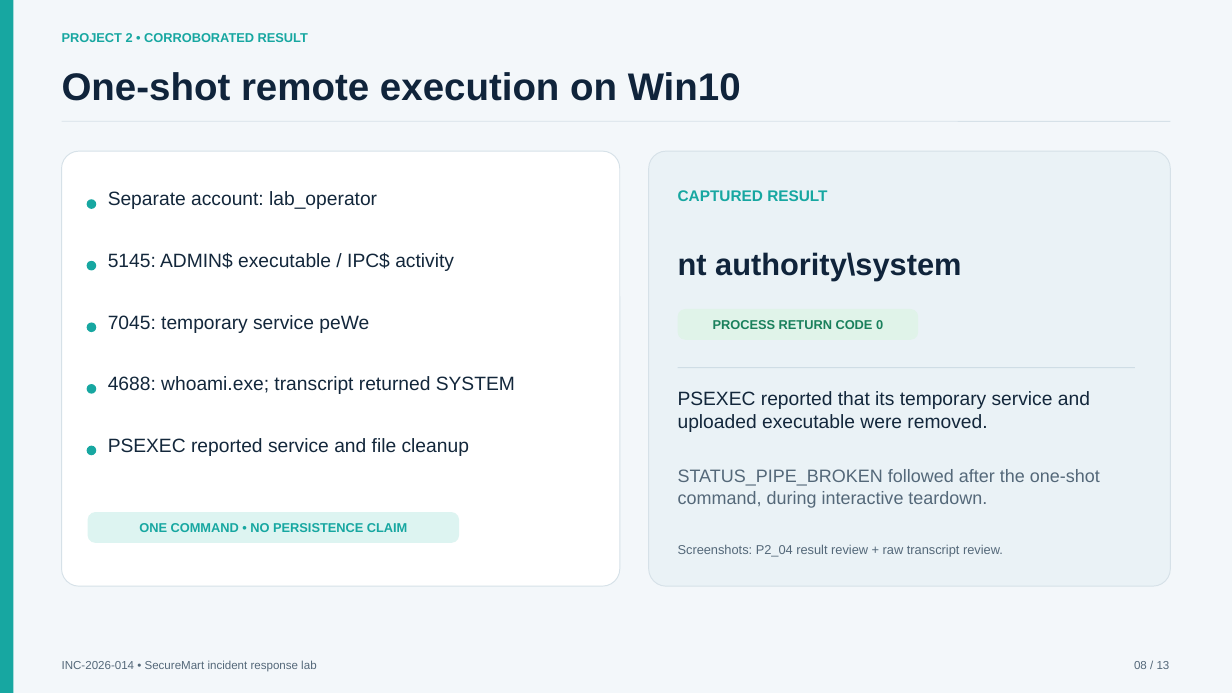
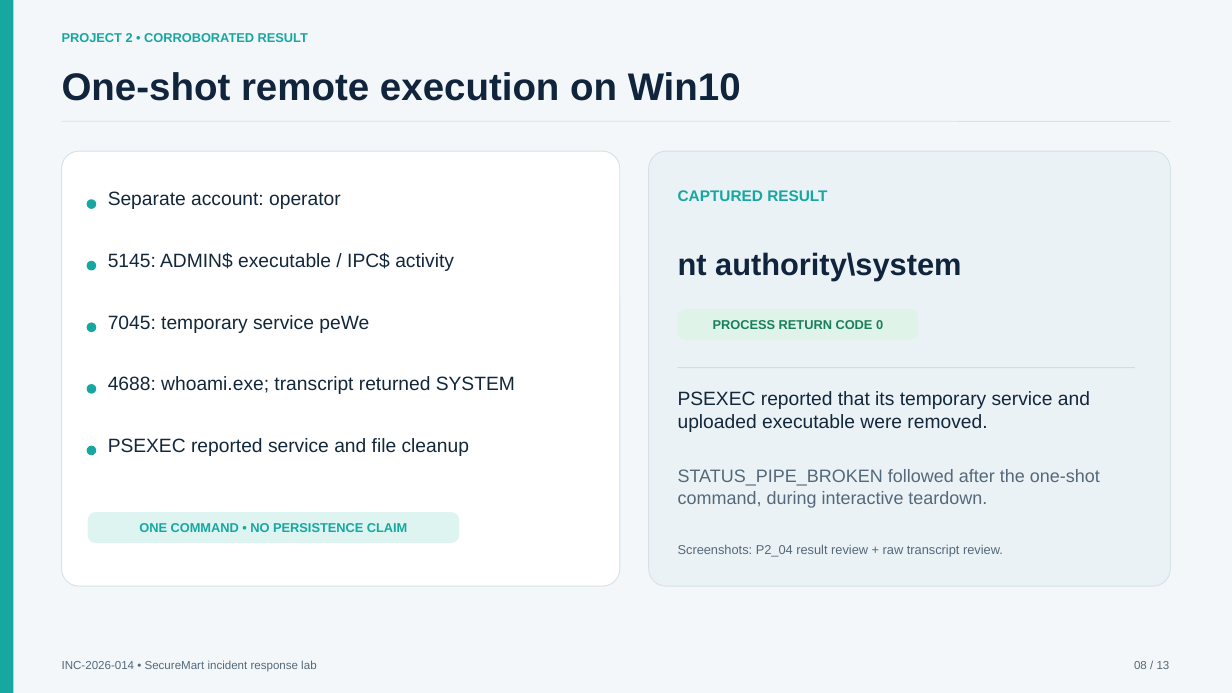
Before and after one commit to CyberBoy50/Cyber-Project-IR-Portfolio, a slide deck: slide 8 of presentation/CEH_IR_Briefing_Public.pptx. Drawn at 1232x693 pixels with LibreOffice and Linux fonts; fonts in the diff are those of the drawing. Boxes give left, top, right and bottom in pixels: in the first picture for what was removed or moved away, otherwise in the second. Text is boxed around its words. In the diff, an @@ line names an element or a change of style, - is before the commit and + after.

```diff
--- a/presentation/CEH_IR_Briefing_Public.pptx
+++ b/presentation/CEH_IR_Briefing_Public.pptx
@@ text at (x1=108, y1=191, x2=341, y2=209): text changed @@
-Separate account: lab_operator
+Separate account: operator
```
Also in this commit, not shown: 5 other slides changed.
